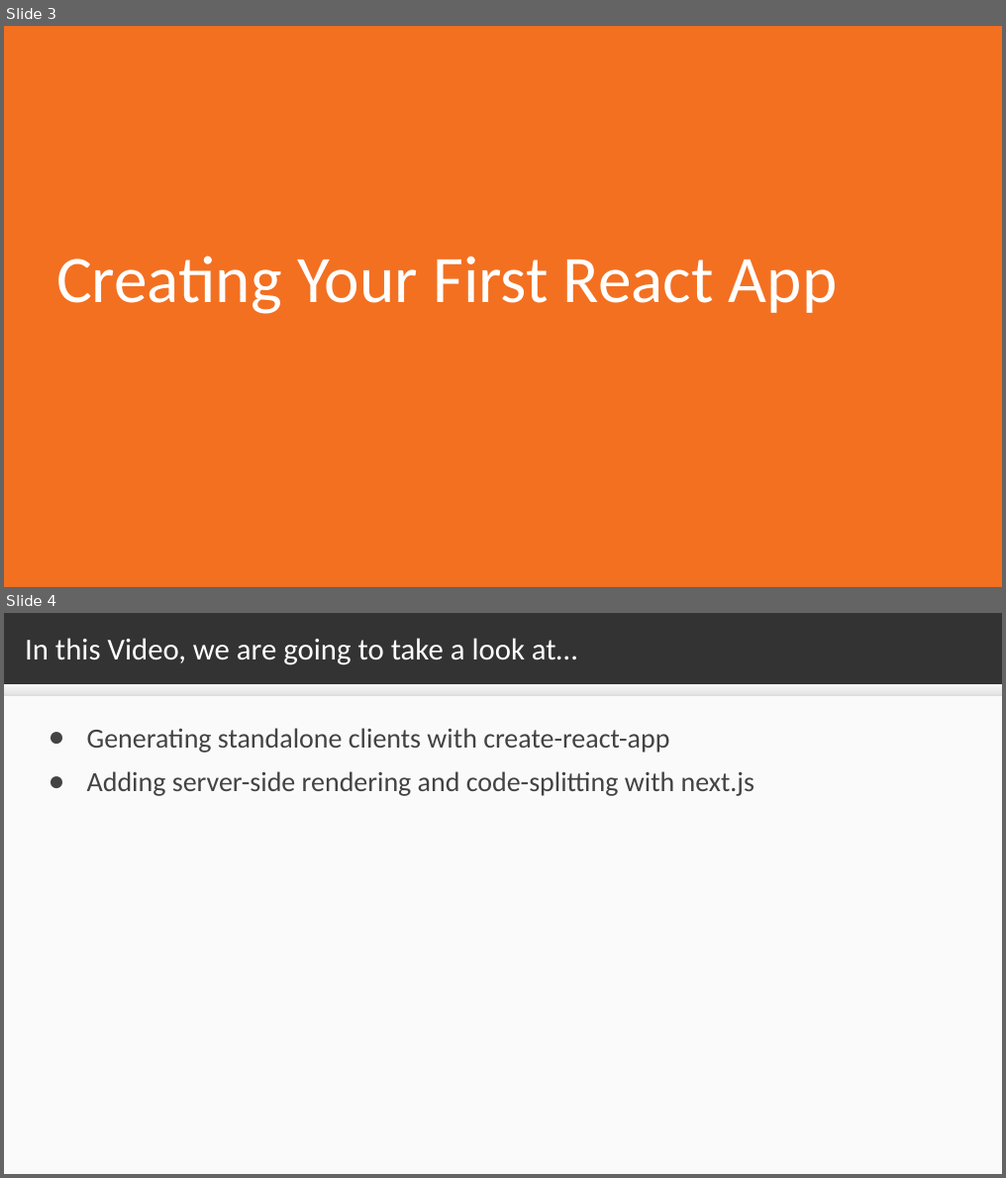
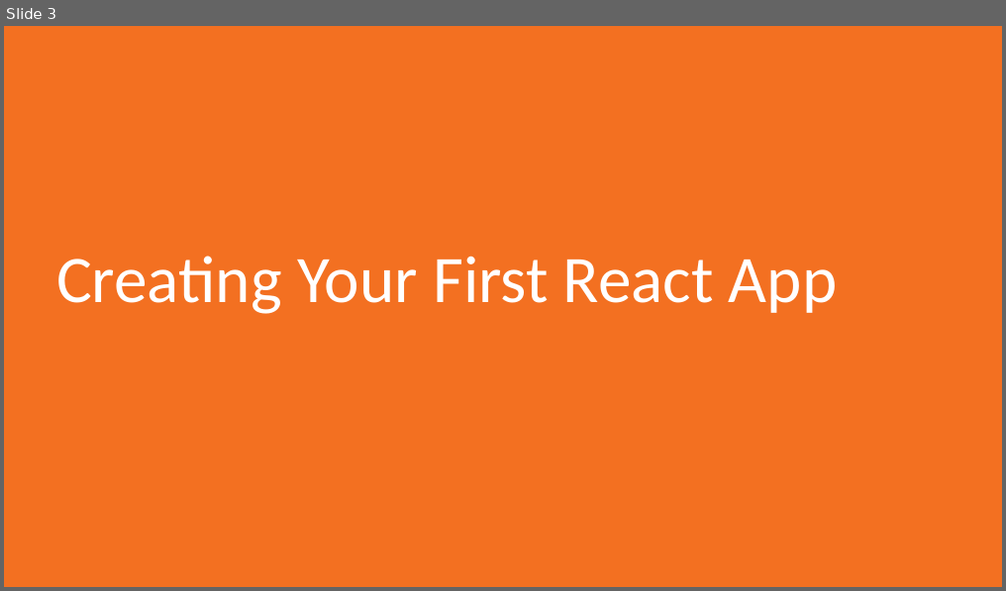
Before and after one commit to sslotsky/next-scripts, a slide deck: video-1.2/1.2.odp. Shown one above the other, each under a label of ours: slides 3 and 4 before the commit, slide 3 after it. The pictures are 1006x1178 and 1006x591 pixels, drawn with LibreOffice and Linux fonts; fonts in the diff are those of the drawing. Boxes give left, top, right and bottom in pixels: in the first picture for what was removed or moved away, otherwise in the second. Text is boxed around its words. In the diff, an @@ line names an element or a change of style, - is before the commit and + after.

```diff
--- a/video-1.2/1.2.odp
+++ b/video-1.2/1.2.odp
@@ slide 4 removed at [4,613,1002,1174], background #333333 @@
@@ title removed at [25,638,577,665] @@
-In this Video, we are going to take a look at…
@@ rectangle removed at [4,685,1002,1174] @@
@@ rectangle removed at [4,685,1002,697] @@
@@ text removed at [87,728,754,796] @@
-● Generating standalone clients with create-react-app
-● Adding server-side rendering and code-splitting with next.js
```
Also in this commit, not shown: 2 slides changed, 1 other slide removed, 20 other files.
